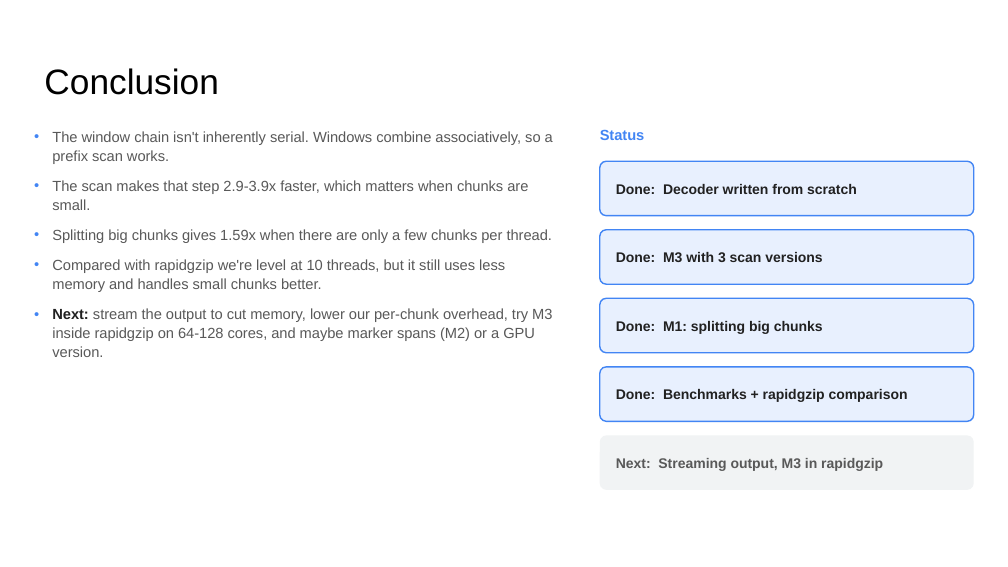
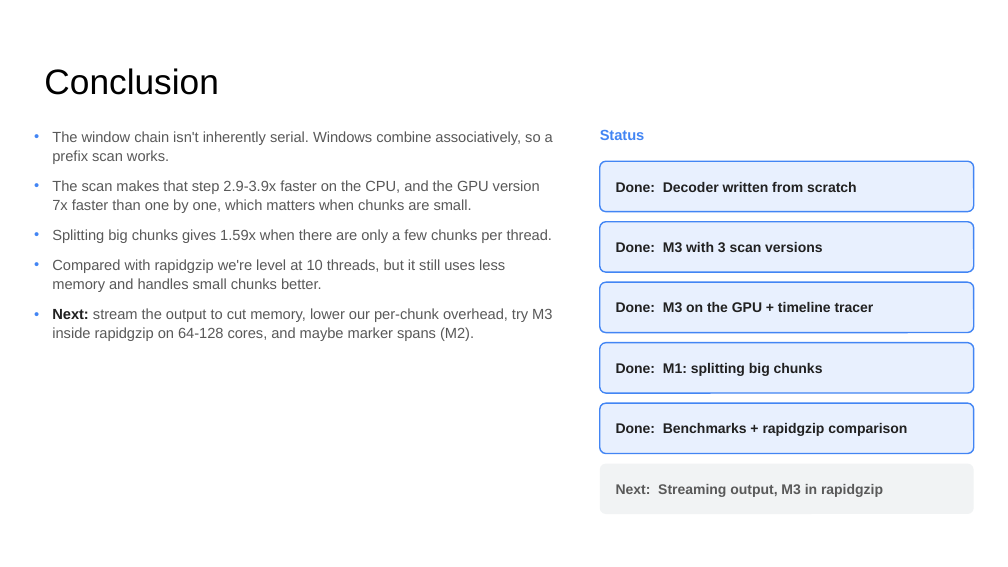
Before and after one commit to DarkDS13/riptide, a slide deck: slide 8 of docs/final/riptide_final_presentation.pptx. Drawn at 1008x567 pixels with LibreOffice and Linux fonts; fonts in the diff are those of the drawing. Boxes give left, top, right and bottom in pixels: in the first picture for what was removed or moved away, otherwise in the second. Text is boxed around its words. In the diff, an @@ line names an element or a change of style, - is before the commit and + after.

Commit message:
Add GPU results and timelines to the final presentation
The M3 results slide now shows two recorded timelines (the serial
window chain against gpu-blocked) and a table of the window step on the
CPU and GPU from E6. The block diagram, achievements and conclusion
mention the GPU version and the tracer, and the counts are updated to
1600 runs and 49 tests. Still eight slides, three of them results.

```diff
--- a/docs/final/riptide_final_presentation.pptx
+++ b/docs/final/riptide_final_presentation.pptx
@@ rounded rectangle "Done: Decoder written from scratch": place and size @@
-rounded rectangle "Done: Decoder written from scratch" at box(600, 161, 974, 216)
+rounded rectangle "Done: Decoder written from scratch" at box(600, 161, 974, 212)
@@ text at box(52, 180, 540, 213): text changed @@
-• The scan makes that step 2.9-3.9x faster, which matters when chunks are small.
+• The scan makes that step 2.9-3.9x faster on the CPU, and the GPU version 7x faster than one by one, which matters when chunks are small.
@@ rounded rectangle "Done: M3 with 3 scan ...": place and size @@
-rounded rectangle "Done: M3 with 3 scan ..." at box(600, 230, 974, 284)
+rounded rectangle "Done: M3 with 3 scan ..." at box(600, 222, 974, 272)
@@ rounded rectangle added at box(600, 282, 974, 333), fill #E8F0FE, outline #4285F4 1 pt, 10 pt, text #212121, bold @@
+Done: M3 on the GPU + timeline tracer
@@ text at box(52, 308, 552, 341): text changed @@
-• Next: stream the output to cut memory, lower our per-chunk overhead, try M3 inside rapidgzip on 64-128 cores, and maybe marker spans (M2) or a GPU version.
+• Next: stream the output to cut memory, lower our per-chunk overhead, try M3 inside rapidgzip on 64-128 cores, and maybe marker spans (M2).
@@ rounded rectangle "Done: M1: splitting big chunks": place and size @@
-rounded rectangle "Done: M1: splitting big chunks" at box(600, 298, 974, 353)
+rounded rectangle "Done: M1: splitting big chunks" at box(600, 343, 974, 393)
@@ rounded rectangle "Done: Benchmarks + rapidgzip comparison": place and size @@
-rounded rectangle "Done: Benchmarks + rapidgzip comparison" at box(600, 367, 974, 421)
+rounded rectangle "Done: Benchmarks + rapidgzip comparison" at box(600, 403, 974, 454)
@@ rounded rectangle "Next: Streaming output, M3 in ...": place and size @@
-rounded rectangle "Next: Streaming output, M3 in ..." at box(600, 435, 974, 490)
+rounded rectangle "Next: Streaming output, M3 in ..." at box(600, 464, 974, 514)
```
Also in this commit, not shown: 5 other slides changed, 1 other file.
